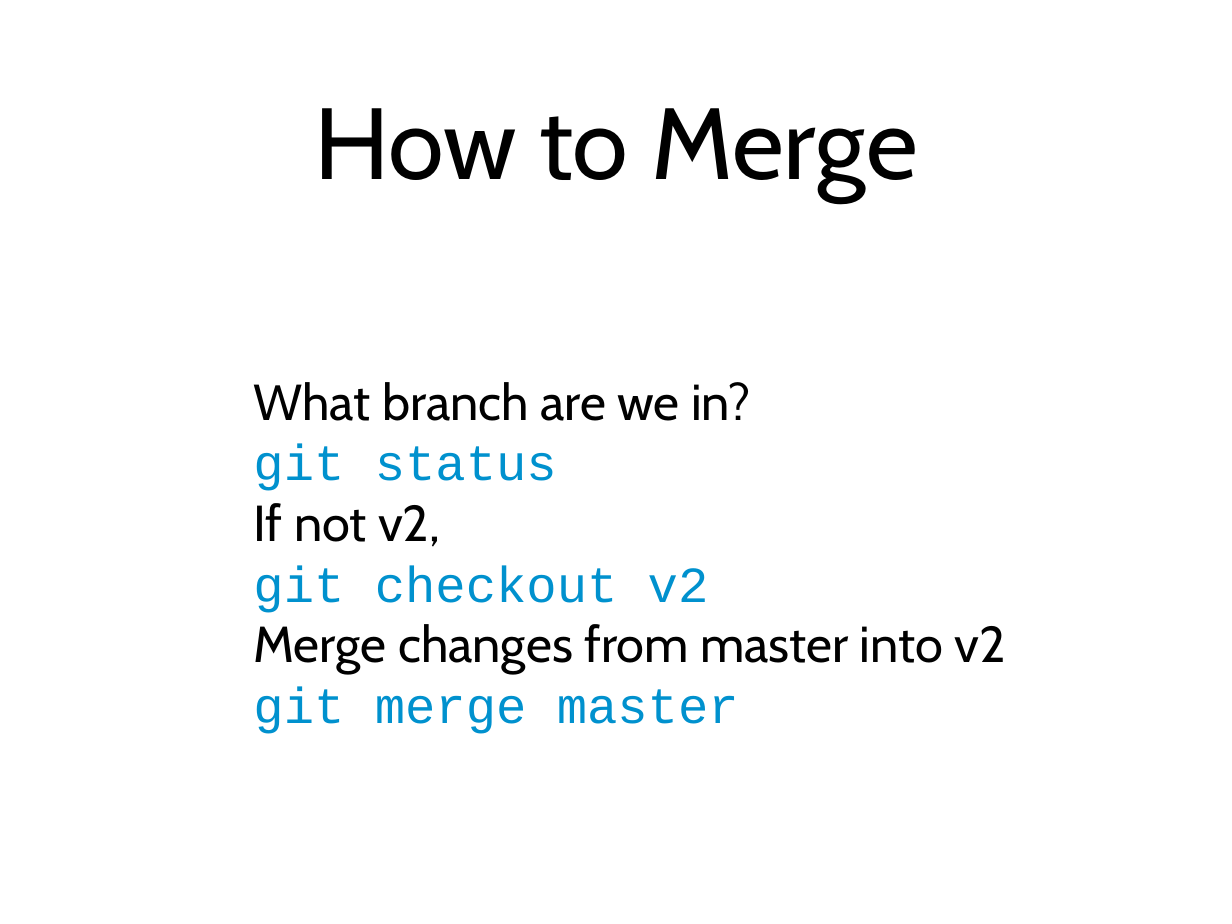
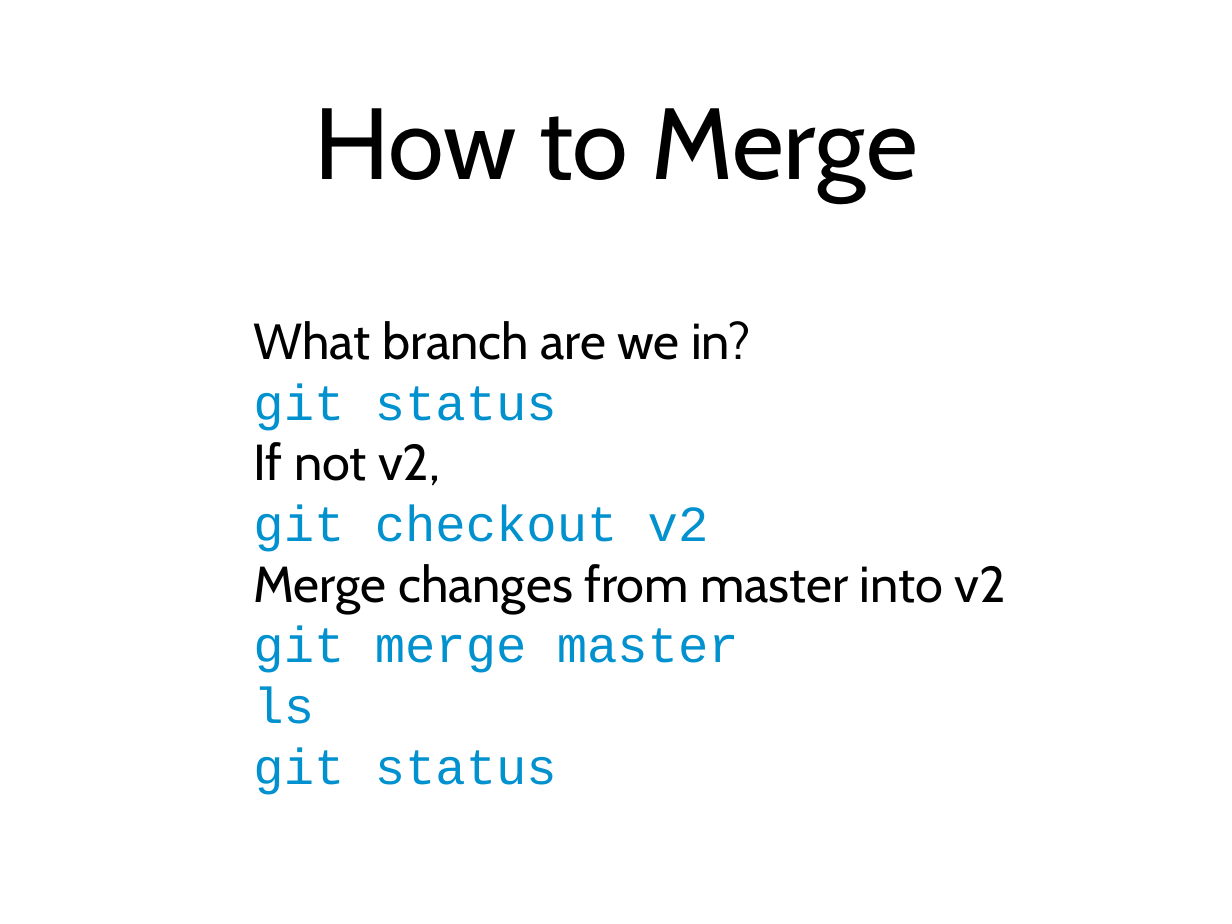
Before and after one commit to kmoir/Git-tutorial, a slide deck: slide 39 of GitParty.ppt. Drawn at 1232x924 pixels with LibreOffice and Linux fonts; fonts in the diff are those of the drawing. Boxes give left, top, right and bottom in pixels: in the first picture for what was removed or moved away, otherwise in the second. Text is boxed around its words. In the diff, an @@ line names an element or a change of style, - is before the commit and + after.

```diff
--- a/GitParty.ppt
+++ b/GitParty.ppt
@@ text "What branch are we in?": place and size @@
-text "What branch are we in?" at box(253, 382, 1006, 734)
+text "What branch are we in?" at box(253, 321, 1006, 795)
@@ text at box(253, 687, 557, 795): paragraphs added @@
+ls
+git status
```
Also in this commit, not shown: 7 other slides changed, 4 other files.
